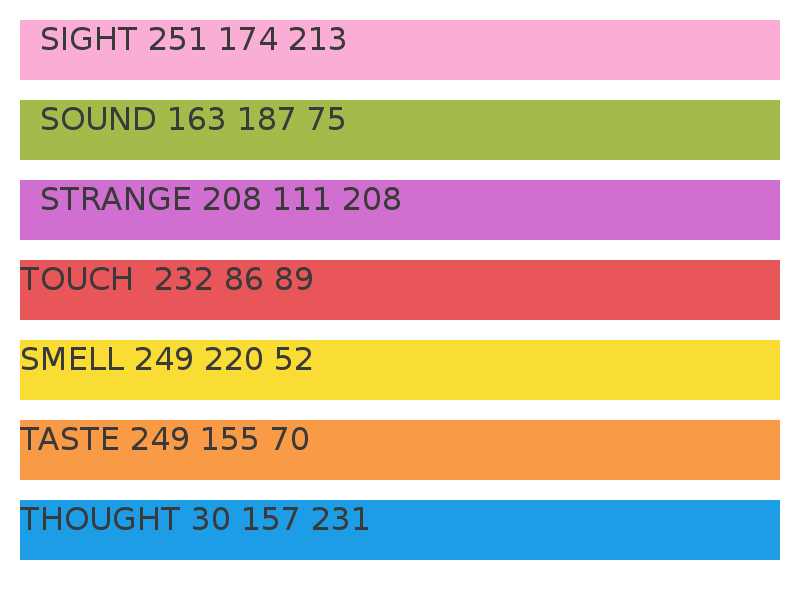
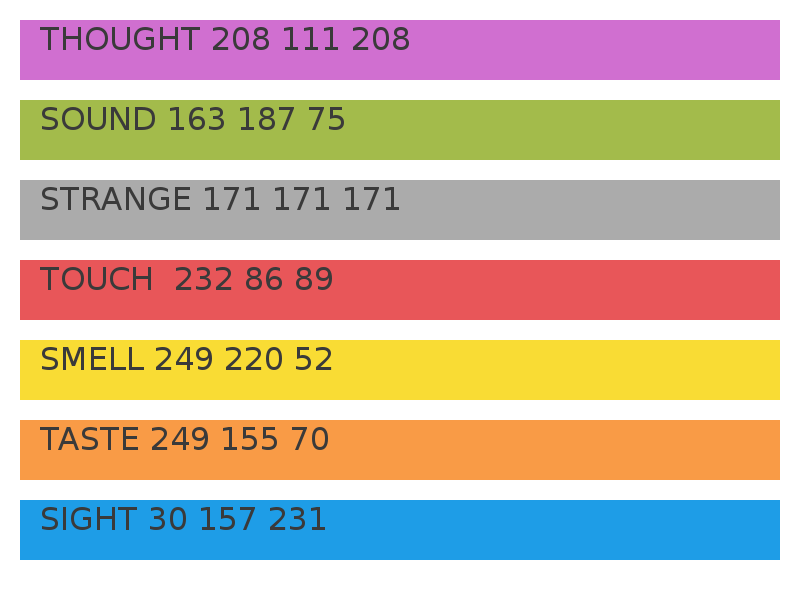
Layers edited between the first and the second 800px x 600px image:
renamed "SIGHT 251 174 213" to "THOUGHT 208 111 208", painted on it over [40,27,409,50]
renamed "STRANGE 208 111 208" to "STRANGE 171 171 171", painted on it over [42,187,400,210]
painted on "TOUCH 232 86 89" over [20,267,332,290]
painted on "SMELL 249 220 52" over [22,347,332,370]
painted on "TASTE 249 155 70" over [20,427,328,450]
renamed "THOUGHT 30 157 231" to "SIGHT 30 157 231", painted on it over [20,507,368,530]
painted on "Background" over [20,20,780,240]
